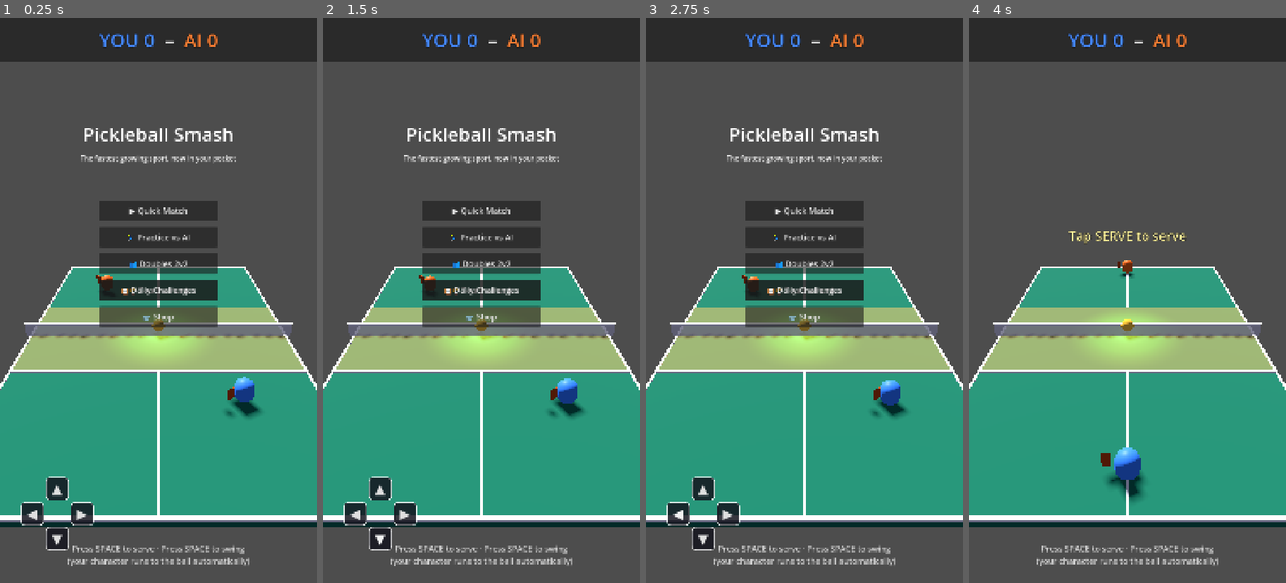
Above: before the commit, frames 1-4 (left to right).
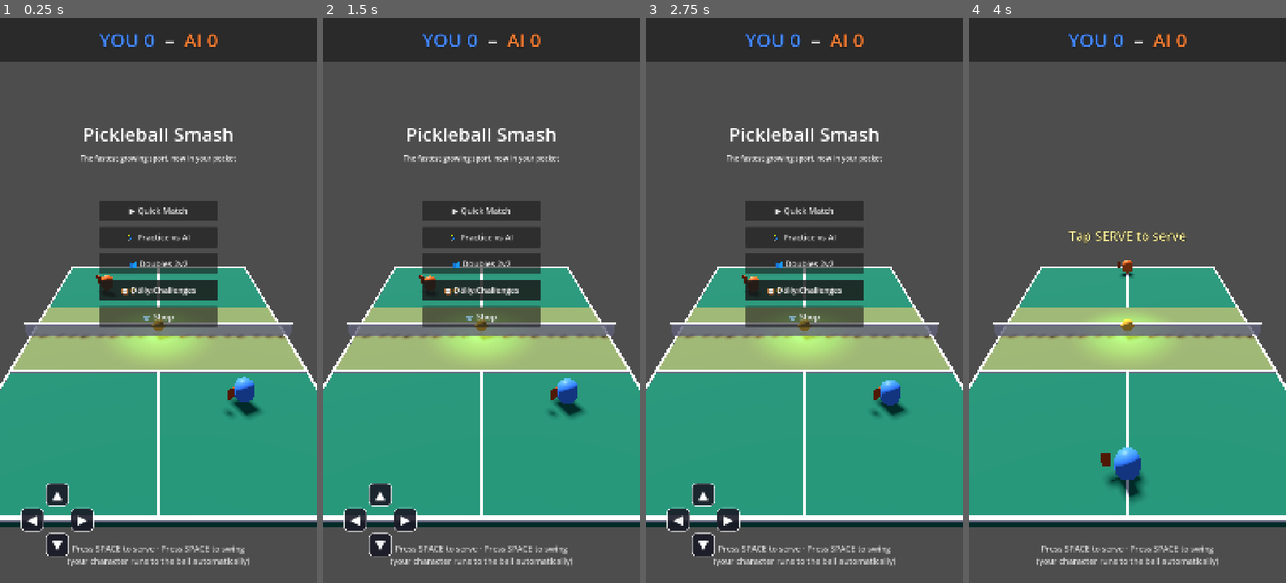
Above: after the commit, the same moments.

Repository: altafhssn/pickleball
Game: Godot game, scene res://scenes/Main.tscn
Two runs of this game, one before a commit and one after it. Both use one fixed random seed, a clock stepped at 60 frames per second and the inputs below.
Inputs:
- Up to frame 1 (0.25 s): no input
- Up to frame 2 (1.5 s): click "▲" at 0.5 s; click "▼" at 1.25 s
- Up to frame 3 (2.75 s): click "◀" at 2 s
- Up to frame 4 (4 s): click "▶" at 2.75 s; click "▶ Quick Match" at 3.5 s

The runs differ from the first frame. In frame 1, 1.0% of the frame differs, in the area x 6-30%, y 81-96%; in frame 2, 1.0%; in frame 3, 1.0%; in frame 4, nothing differs.

Commit message:
[mobile] Build touch controls programmatically — no .tscn risk
Previous attempt used a separate TouchControls.tscn / .gd, but the
buttons weren't appearing on the user's screen at all. Could have
been any number of things — Godot 4 anchor preset confusion, scene
not reloading, @onready vars resolving to null. Simplest fix: build
the buttons in code from Main.gd.

In _spawn_touch_controls (called from _ready):
- Create a CanvasLayer at layer=10.
- _make_touch_button() and _make_touch_button_left() construct
  Button nodes with explicit anchors (left=0 for the D-pad on the
  left edge, left=1 for the shot buttons on the right edge),
  apply a StyleBoxFlat with a dark rounded background, and
  parent them under the layer.
- Visibility helpers _set_touch_serve_button_visible() and
  _set_touch_shot_buttons_visible() replace the old
  touch_controls.show_*() method calls.

All call sites in _on_serve_ready / _launch_player_serve /
_on_point_awarded now use the helpers.

(TouchControls.tscn / .gd files are now orphans — harmless but
will clean up in a follow-up.)

Co-Authored-By: Claude Opus 4.7 <noreply@anthropic.com>

Diff:
--- a/scripts/Main.gd
+++ b/scripts/Main.gd
@@ -53,8 +53,17 @@
 const PLAYER_BASELINE: float = -1.3
 const OPPONENT_BASELINE: float = 1.3
 
-# On-screen touch controls instance (instantiated in _ready).
-var touch_controls: CanvasLayer = null
+# On-screen touch controls — all built programmatically in _ready so they
+# can't be foiled by .tscn loading issues.
+var touch_layer: CanvasLayer = null
+var touch_btn_serve: Button = null
+var touch_btn_lob: Button = null
+var touch_btn_drive: Button = null
+var touch_btn_dink: Button = null
+var touch_btn_up: Button = null
+var touch_btn_down: Button = null
+var touch_btn_left: Button = null
+var touch_btn_right: Button = null
 var touch_move_dir: Vector2 = Vector2.ZERO
 # Wii-Sports-style one-button gameplay state. Two trackers because serve
 # and rally share the Space key and we want both to edge-detect cleanly.
@@ -367,19 +376,100 @@
 	game_state.transition_to(GameStateRef.State.PLAY)
 	hud.show_serve_indicator("")
 	hud.show_gesture_guide(true)
-	if touch_controls:
-		touch_controls.show_serve_button(false)
-		touch_controls.show_shot_buttons(true)
+	_set_touch_serve_button_visible(false)
+	_set_touch_shot_buttons_visible(true)
 
 func _spawn_touch_controls() -> void:
-	var scene: PackedScene = load("res://scenes/UI/TouchControls.tscn")
-	touch_controls = scene.instantiate()
-	add_child(touch_controls)
-	touch_controls.serve_pressed.connect(_on_touch_serve)
-	touch_controls.lob_pressed.connect(_on_touch_lob)
-	touch_controls.drive_pressed.connect(_on_touch_drive)
-	touch_controls.dink_pressed.connect(_on_touch_dink)
-	touch_controls.move_input.connect(_on_touch_move)
+	# Build the touch controls overlay programmatically — no scene file,
+	# no @onready, no preset confusion. Anchors set explicitly so the
+	# buttons land in the corners regardless of window aspect.
+	touch_layer = CanvasLayer.new()
+	touch_layer.name = "TouchControls"
+	touch_layer.layer = 10
+	add_child(touch_layer)
+
+	touch_btn_serve = _make_touch_button("SERVE", Vector2(-320, -260), Vector2(-50, -110), 56, Color(1.0, 0.55, 0.1, 0.95))
+	touch_btn_serve.pressed.connect(_on_touch_serve)
+	touch_btn_serve.visible = false
+
+	touch_btn_lob = _make_touch_button("LOB", Vector2(-280, -360), Vector2(-70, -270), 42, Color(0.1, 0.1, 0.15, 0.9))
+	touch_btn_lob.pressed.connect(_on_touch_lob)
+	touch_btn_drive = _make_touch_button("DRIVE", Vector2(-280, -250), Vector2(-70, -160), 42, Color(0.1, 0.1, 0.15, 0.9))
+	touch_btn_drive.pressed.connect(_on_touch_drive)
+	touch_btn_dink = _make_touch_button("DINK", Vector2(-280, -140), Vector2(-70, -50), 42, Color(0.1, 0.1, 0.15, 0.9))
+	touch_btn_dink.pressed.connect(_on_touch_dink)
+	_set_touch_shot_buttons_visible(false)
+
+	# D-pad on the left side — visible always.
+	touch_btn_up = _make_touch_button_left("▲", Vector2(155, -340), Vector2(235, -260), 44)
+	touch_btn_down = _make_touch_button_left("▼", Vector2(155, -170), Vector2(235, -90), 44)
+	touch_btn_left = _make_touch_button_left("◀", Vector2(70, -255), Vector2(150, -175), 44)
+	touch_btn_right = _make_touch_button_left("▶", Vector2(240, -255), Vector2(320, -175), 44)
+
+func _make_touch_button(text: String, top_left: Vector2, bottom_right: Vector2, font_size: int, bg: Color) -> Button:
+	# Right-anchored — offsets are negative (measured from the right/bottom edges).
+	var b: Button = Button.new()
+	b.text = text
+	b.anchor_left = 1.0
+	b.anchor_top = 1.0
+	b.anchor_right = 1.0
+	b.anchor_bottom = 1.0
+	b.offset_left = top_left.x
+	b.offset_top = top_left.y
+	b.offset_right = bottom_right.x
+	b.offset_bottom = bottom_right.y
+	b.add_theme_font_size_override("font_size", font_size)
+	b.add_theme_color_override("font_color", Color(1, 1, 1, 1))
+	_apply_touch_button_style(b, bg)
+	touch_layer.add_child(b)
+	return b
+
+func _make_touch_button_left(text: String, top_left: Vector2, bottom_right: Vector2, font_size: int) -> Button:
+	# Left-anchored — offsets are positive from the left edge, negative from bottom.
+	var b: Button = Button.new()
+	b.text = text
+	b.anchor_left = 0.0
+	b.anchor_top = 1.0
+	b.anchor_right = 0.0
+	b.anchor_bottom = 1.0
+	b.offset_left = top_left.x
+	b.offset_top = top_left.y
+	b.offset_right = bottom_right.x
+	b.offset_bottom = bottom_right.y
+	b.add_theme_font_size_override("font_size", font_size)
+	b.add_theme_color_override("font_color", Color(1, 1, 1, 1))
+	_apply_touch_button_style(b, Color(0.1, 0.1, 0.15, 0.9))
+	touch_layer.add_child(b)
+	return b
+
+func _apply_touch_button_style(b: Button, bg: Color) -> void:
+	var sb: StyleBoxFlat = StyleBoxFlat.new()
+	sb.bg_color = bg
+	sb.border_color = Color(1, 1, 1, 0.85)
+	sb.border_width_left = 3
+	sb.border_width_top = 3
+	sb.border_width_right = 3
+	sb.border_width_bottom = 3
+	sb.corner_radius_top_left = 16
+	sb.corner_radius_top_right = 16
+	sb.corner_radius_bottom_left = 16
+	sb.corner_radius_bottom_right = 16
+	b.add_theme_stylebox_override("normal", sb)
+	b.add_theme_stylebox_override("hover", sb)
+	b.add_theme_stylebox_override("pressed", sb)
+	b.add_theme_stylebox_override("focus", sb)
+
+func _set_touch_serve_button_visible(yes: bool) -> void:
+	if touch_btn_serve:
+		touch_btn_serve.visible = yes
+
+func _set_touch_shot_buttons_visible(yes: bool) -> void:
+	if touch_btn_lob:
+		touch_btn_lob.visible = yes
+	if touch_btn_drive:
+		touch_btn_drive.visible = yes
+	if touch_btn_dink:
+		touch_btn_dink.visible = yes
 
 func _on_touch_serve() -> void:
 	if game_state.can_serve() and is_player_serving and player_serve_ready:
@@ -715,14 +805,12 @@
 		hud.show_serve_indicator("Tap SERVE to serve")
 		player.position = Vector3(0, 0, PLAYER_BASELINE)
 		ball.hold_for_serve(Vector3(0, 0.5, PLAYER_BASELINE + 0.05))
-		if touch_controls:
-			touch_controls.show_serve_button(true)
-			touch_controls.show_shot_buttons(false)
+		_set_touch_serve_button_visible(true)
+		_set_touch_shot_buttons_visible(false)
 	else:
 		hud.show_serve_indicator("Opponent serving…")
-		if touch_controls:
-			touch_controls.show_serve_button(false)
-			touch_controls.show_shot_buttons(false)
+		_set_touch_serve_button_visible(false)
+		_set_touch_shot_buttons_visible(false)
 		_reset_for_ai_serve()
 
 # === SERVE FLOW (Doubles) ===
@@ -1102,9 +1190,8 @@
 
 func _on_point_awarded(scorer_id: int, reason: String) -> void:
 	rally_active = false
-	if touch_controls:
-		touch_controls.show_serve_button(false)
-		touch_controls.show_shot_buttons(false)
+	_set_touch_serve_button_visible(false)
+	_set_touch_shot_buttons_visible(false)
 
 	# Celebrate if the player or player's partner (in doubles) scored
 	if scorer_id == 0:
